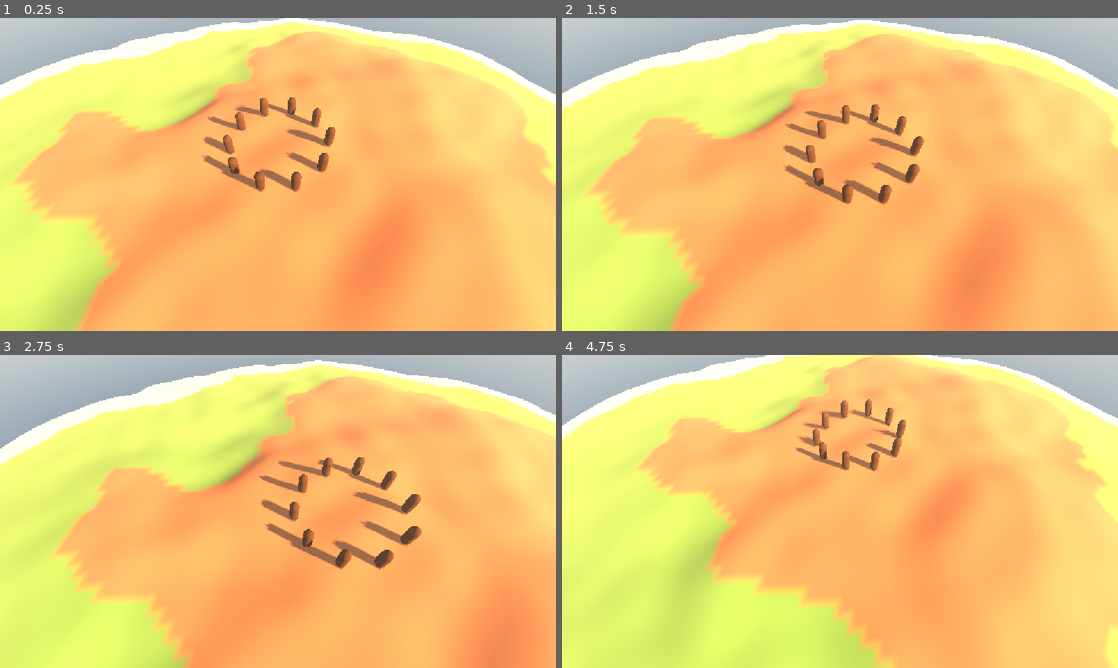
Above: before the commit, frames 1-4 (two rows, left to right).
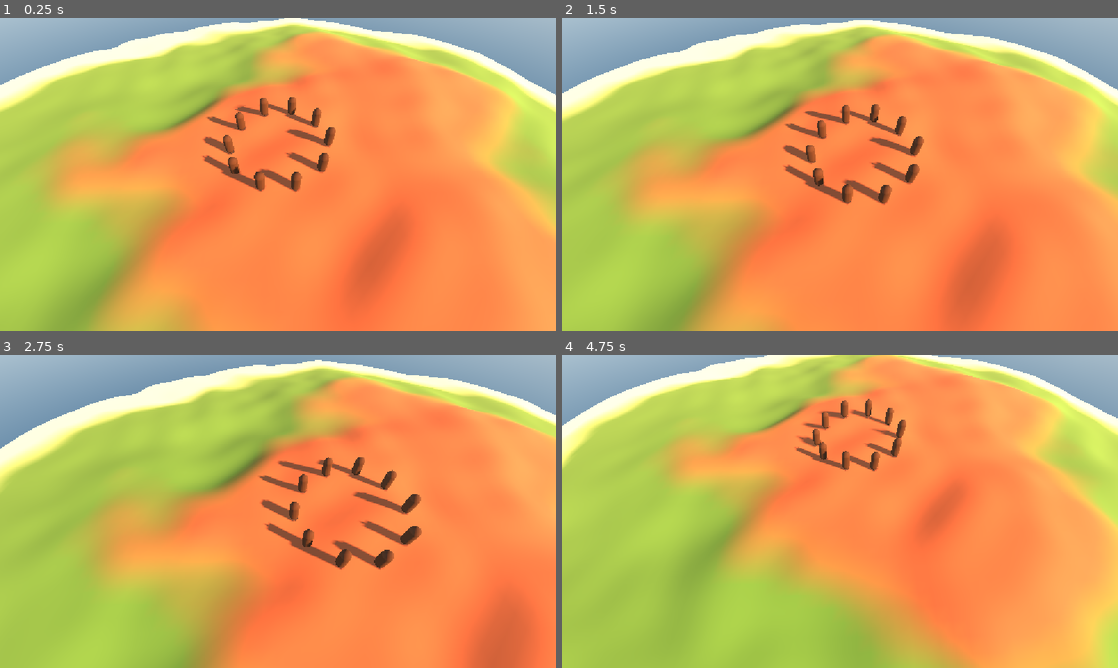
Above: after the commit, the same moments.

Repository: barroapk/faso-kanou
Game: Godot game, scene res://scenes/main.tscn
The game is run twice, just before and just after one commit, with the same random seed, the same clock (stepped at 60 frames per second) and the same inputs. A sky picture missing from this copy of the repository is replaced by a grey-blue gradient.
Inputs (mouse positions are in pixels of both pictures, inside the frame that each line leads up to):
- Up to frame 1 (0.25 s): no input
- Up to frame 2 (1.5 s): tap Enter at 0.5 s; move the mouse to (962, 158) at 0.52 s; click (962, 158) at 0.67 s; tap Space at 1.25 s; drag from (728, 190) to (812, 237) at 1.27 s
- Up to frame 3 (2.75 s): tap Enter at 2 s; move the mouse to (333, 442) at 2.02 s; click (333, 442) at 2.17 s
- Up to frame 4 (4.75 s): tap Space at 2.75, 4.25 s; drag from (812, 574) to (673, 464) at 2.77 s; tap Enter at 3.5 s; move the mouse to (1006, 558) at 3.52 s; click (1006, 558) at 3.67 s; drag from (673, 464) to (756, 433) at 4.27 s

The runs differ from the first frame. In frame 1, 96% of the frame differs, in the area x 0-100%, y 0-100%; in frame 2, 96%; in frame 3, 95%; in frame 4, 97%.

Commit message:
Couleurs naturelles et transitions douces

Diff:
--- a/scripts/main.gd
+++ b/scripts/main.gd
@@ -23,7 +23,7 @@
     env.reflected_light_source = Environment.REFLECTION_SOURCE_SKY
     env.tonemap_mode = Environment.TONE_MAPPER_ACES
     env.fog_enabled = true
-    env.fog_density = 0.004
+    env.fog_density = 0.0015
     env.fog_light_color = Color(0.95, 0.8, 0.65)
     var monde := WorldEnvironment.new()
     monde.environment = env
--- a/scripts/terrain.gd
+++ b/scripts/terrain.gd
@@ -13,6 +13,7 @@
     mesh = _generer()
     var mat := StandardMaterial3D.new()
     mat.vertex_color_use_as_albedo = true
+    mat.vertex_color_is_srgb = true
     mat.roughness = 1.0
     material_override = mat
 
@@ -24,13 +25,23 @@
     return forme * (1.0 + collines * HAUTEUR_MAX) - 1.0
 
 func _couleur(h: float) -> Color:
-    if h < 0.4:
-        return Color(0.86, 0.76, 0.52)
+    var sable := Color(0.82, 0.72, 0.50)
+    var savane := Color(0.38, 0.48, 0.20)
+    var laterite := Color(0.66, 0.36, 0.20)
+    var roche := Color(0.50, 0.44, 0.38)
+    if h < 0.3:
+        return sable
+    elif h < 1.0:
+        return sable.lerp(savane, (h - 0.3) / 0.7)
     elif h < 2.5:
-        return Color(0.45, 0.55, 0.24)
-    elif h < 5.0:
-        return Color(0.70, 0.42, 0.24)
-    return Color(0.55, 0.47, 0.40)
+        return savane
+    elif h < 3.5:
+        return savane.lerp(laterite, h - 2.5)
+    elif h < 5.5:
+        return laterite
+    elif h < 6.5:
+        return laterite.lerp(roche, h - 5.5)
+    return roche
 
 func _point(x: float, z: float) -> Vector3:
     return Vector3(x, hauteur(x, z), z)
